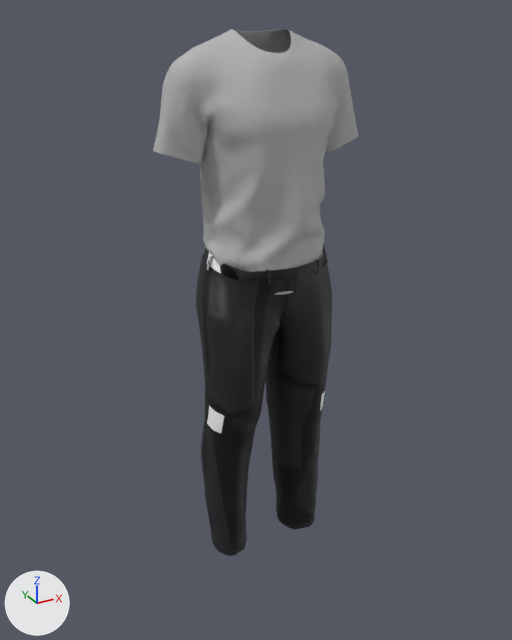
Before and after pictures for a commit that changed the glTF model src/Pages/Customize/Configurator/models/MaleClothing/variations/tshirt_trousers.glb.
Camera for both pictures: a camera (50 mm lens) standing at (-0.424, -0.728, 0.339) and looking at (-0.015, 0.016, -0.033). Lighting does not change. The marker at lower left points along +X, +Y and +Z. Where no turn or scale is listed for an object, it has been applied to the vertices. Vertices at the same position are counted once.

Names of what the first picture shows: 'all'.
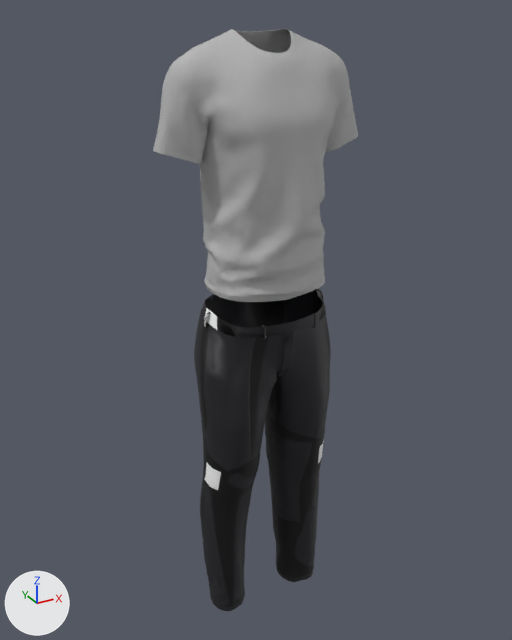
The newer file is also rescaled (x1.004), turned or shifted as a whole; pictures and numbers use the older file's frame.

Changed parts and their boxes [x1, y1, x2, y2] in the pictures (512 x 640 px):
```json
{"object": "all", "change": "reshaped", "before": [153, 29, 358, 556], "after": [153, 29, 358, 302], "on screen": "48% shorter"}
{"object": "all_two", "change": "added", "after": [194, 289, 331, 611]}
{"part": 1, "of": "me_m_suit_01mesh_0_004", "change": "cut back", "before": [196, 244, 332, 556], "on screen": "black"}
```

Scene script edits in JSON lines:
```json
{"block": "me_m_suit_01mesh_0_004", "where": "# used by ob_all; location = (0.0, 0.0, 0.0)"}
{"op": "remove", "block": "me_m_suit_01mesh_0_004", "code": "me_m_suit_01mesh_0_004.from_pydata(...)  # 14102 vertices, 27311 faces; spans x -0.148..0.119, y -0.071..0.064, z -0.36..0.318"}
{"op": "remove", "block": "me_m_suit_01mesh_0_004", "code": "me_m_suit_01mesh_0_004.materials.append(mat_m_suit_01_004)"}
{"op": "add", "block": "me_m_suit_01mesh_0_004", "code": "me_m_suit_01mesh_0_004.from_pydata(...)  # 9979 vertices, 19517 faces; spans x -0.148..0.119, y -0.071..0.059, z 0.021..0.318"}
{"block": "me_m_suit_01mesh_0_004", "change": "me_m_suit_01mesh_0_004 part 1: 2 vertices moved within x -0.087, y -0.013..-0.011, z 0.073..0.074; 2386 vertices removed from x -0.103..0.073, y -0.068..0.064, z -0.36..0.078"}
{"op": "add", "block": "me_m_suit_01mesh_0_004_1", "code": ["me_m_suit_01mesh_0_004_1 = bpy.data.meshes.new('m_suit_01Mesh_0.004')", "me_m_suit_01mesh_0_004_1.from_pydata(...)  # 4131 vertices, 7794 faces; spans x -0.104..0.082, y -0.046..0.077, z -0.417..0.055", "me_m_suit_01mesh_0_004_1.materials.append(mat_m_suit_01_004)"]}
{"op": "add", "block": "ob_all_two", "code": ["ob_all_two = bpy.data.objects.new('all_two', me_m_suit_01mesh_0_004_1)", "ob_all_two.location = (-0.005, -0.016, -0.047)"]}
```
